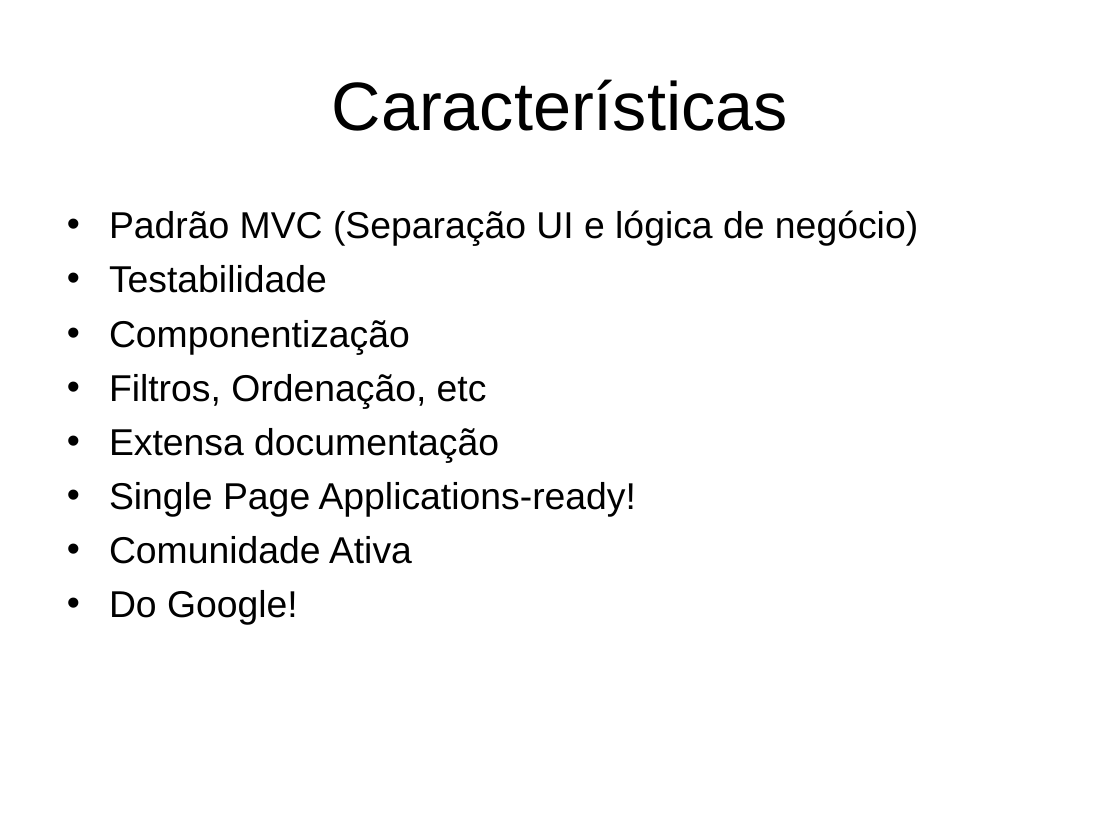
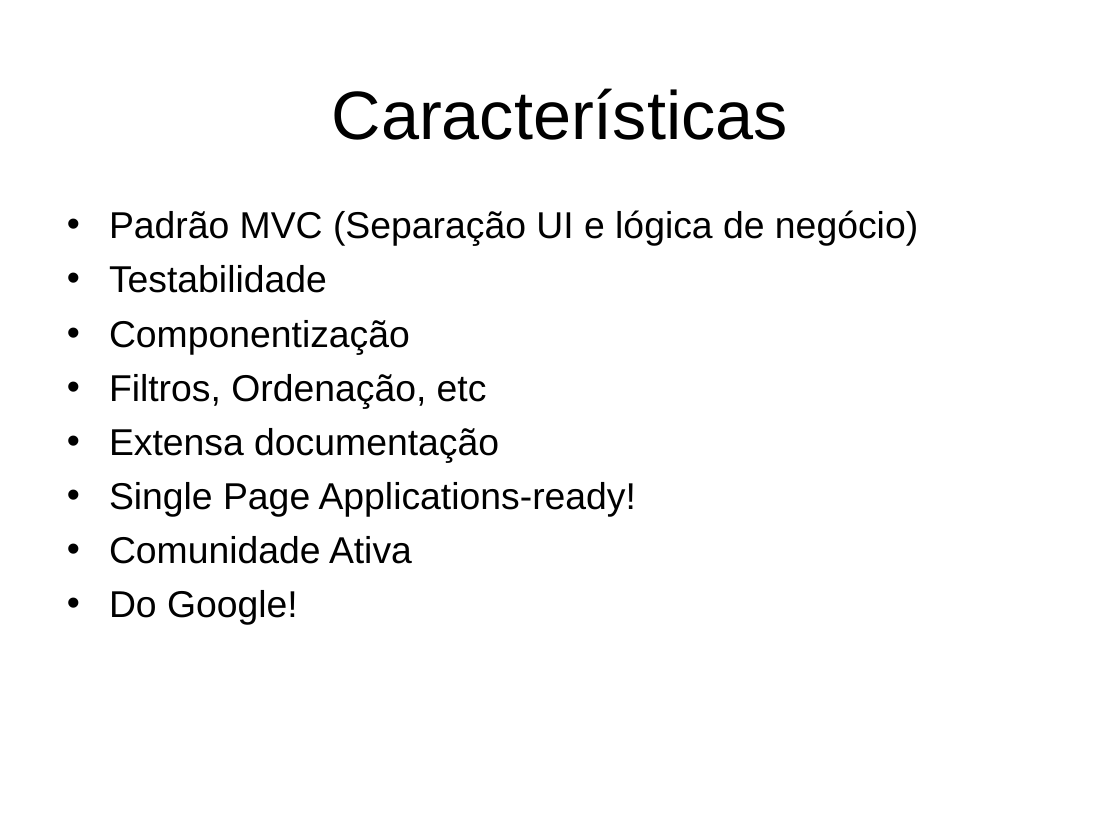
Before and after one commit to saulovenancio/AngularJS-Apresentacao, a slide deck: slide 6 of angular.ppt. Drawn at 1120x840 pixels with LibreOffice and Linux fonts; fonts in the diff are those of the drawing; background and template pictures are left out. Boxes give left, top, right and bottom in pixels: in the first picture for what was removed or moved away, otherwise in the second. Text is boxed around its words. In the diff, an @@ line names an element or a change of style, - is before the commit and + after.

```diff
--- a/angular.ppt
+++ b/angular.ppt
@@ title "Características" moved from (x1=332, y1=79, x2=788, y2=131) to (x1=332, y1=88, x2=788, y2=140) @@
```
Also in this commit, not shown: 6 other files.
